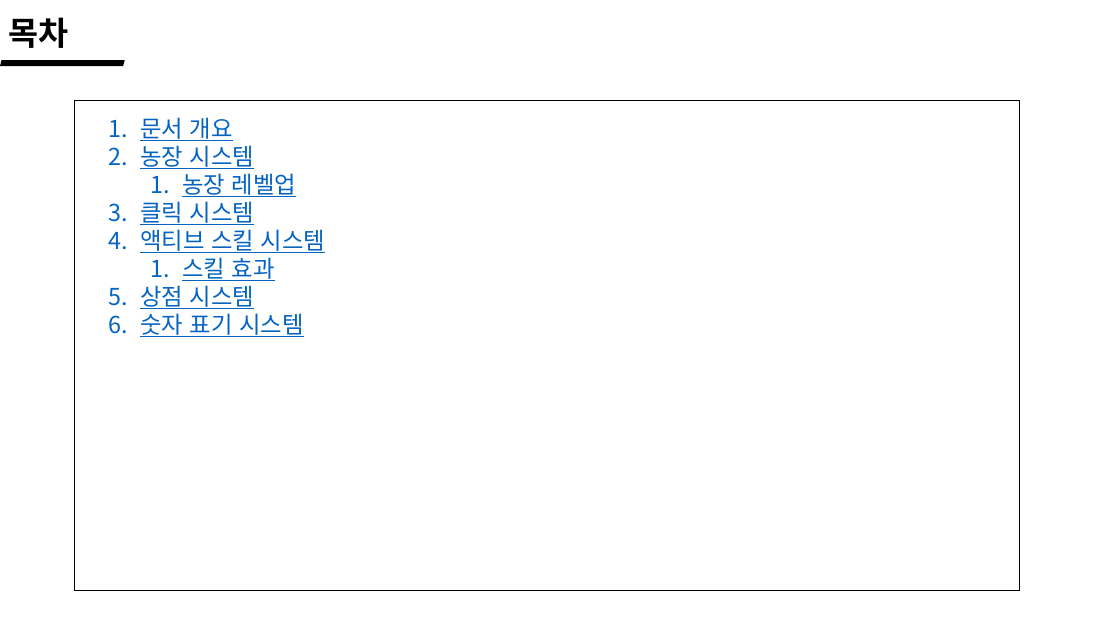
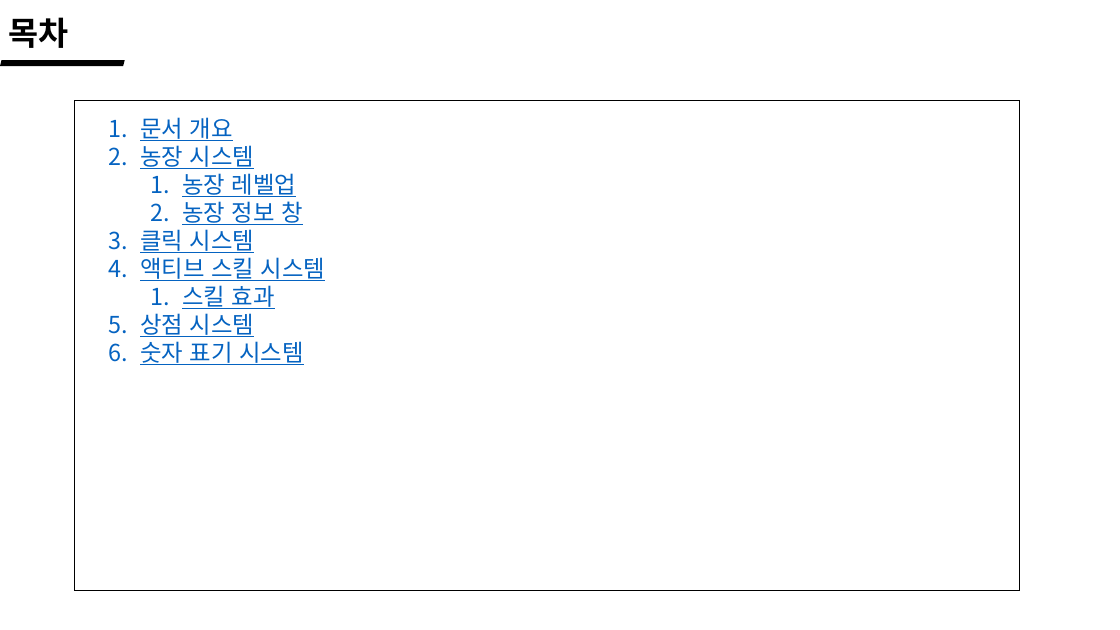
Before and after one commit to wlrud753/CarryCarrot, a slide deck: slide 3 of 기획서/당근키우기 시스템.pptx. Drawn at 1120x630 pixels with LibreOffice and Linux fonts; fonts in the diff are those of the drawing. Boxes give left, top, right and bottom in pixels: in the first picture for what was removed or moved away, otherwise in the second. Text is boxed around its words. In the diff, an @@ line names an element or a change of style, - is before the commit and + after.

```diff
--- a/기획서/당근키우기 시스템.pptx
+++ b/기획서/당근키우기 시스템.pptx
@@ text at box(182, 201, 302, 225): paragraph added @@
+  2. 농장 정보 창
```
Also in this commit, not shown: 2 other slides changed, 3 slides added, 15 other files.
